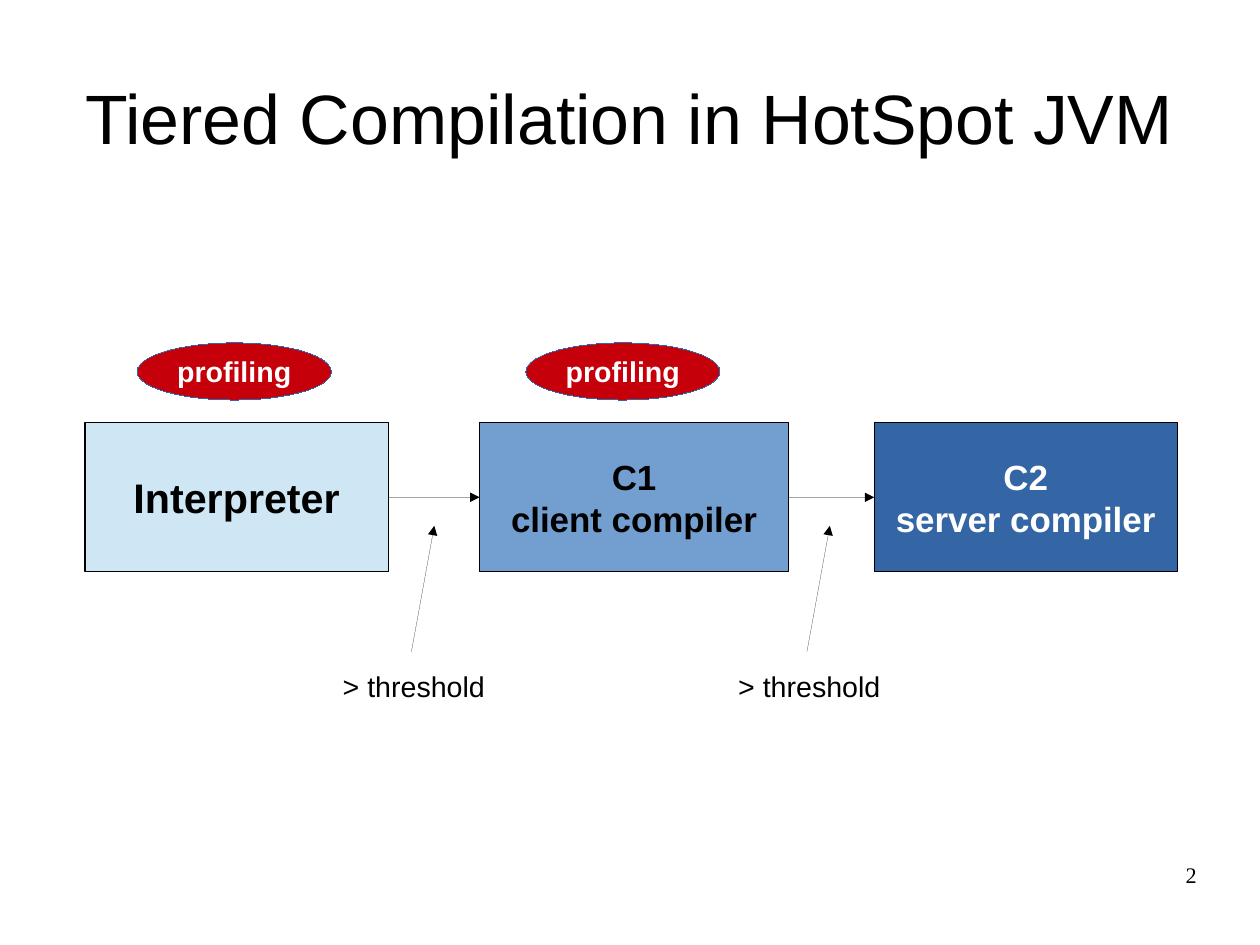
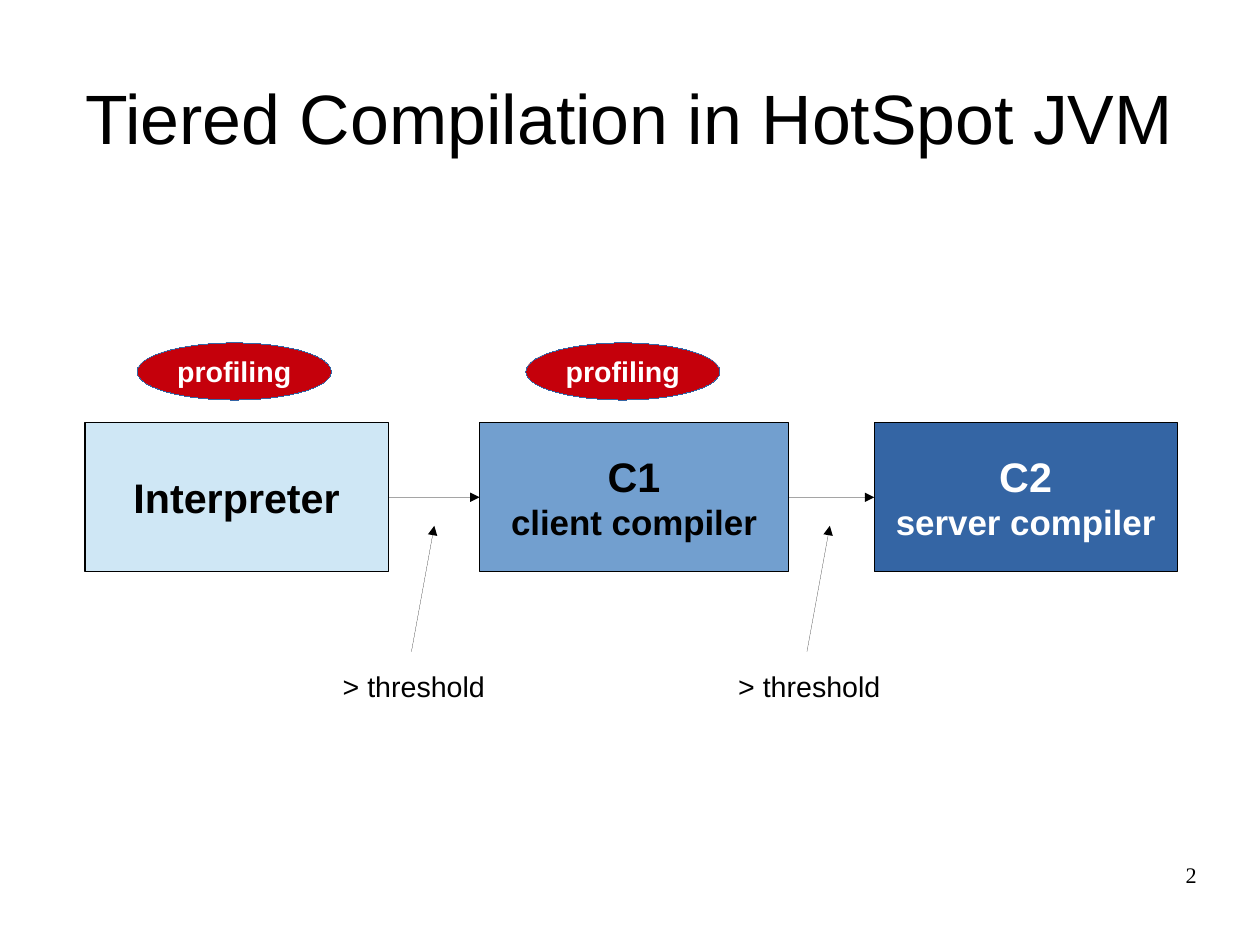
Before and after one commit to mohlerm/hotspot, a slide deck: slide 2 of presentation/profile_caching_mohlerm_presentation.odp. Drawn at 1260x945 pixels with LibreOffice and Linux fonts; fonts in the diff are those of the drawing. Boxes give left, top, right and bottom in pixels: in the first picture for what was removed or moved away, otherwise in the second. Text is boxed around its words. In the diff, an @@ line names an element or a change of style, - is before the commit and + after.

```diff
--- a/presentation/profile_caching_mohlerm_presentation.odp
+++ b/presentation/profile_caching_mohlerm_presentation.odp
@@ text in rectangle at (608, 463, 661, 493): size 22 to 26 pt in "C1" @@
@@ text in rectangle at (999, 463, 1052, 493): size 22 to 26 pt in "C2" @@
```
Also in this commit, not shown: 3 other slides changed, 2 other files.
